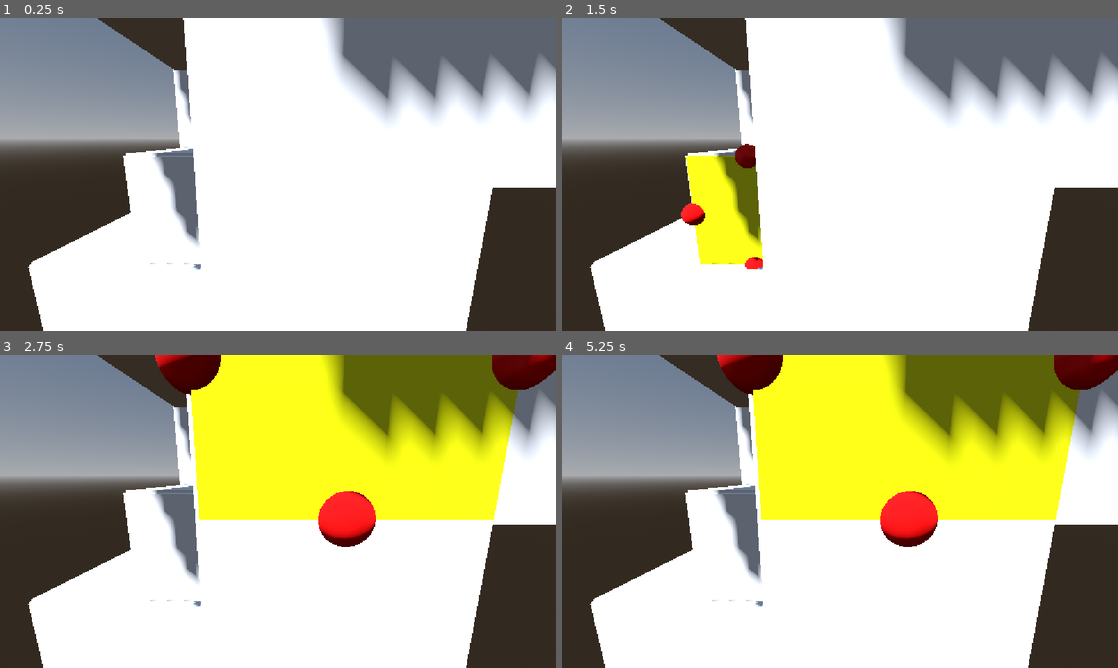
Above: before the commit, frames 1-4 (two rows, left to right).
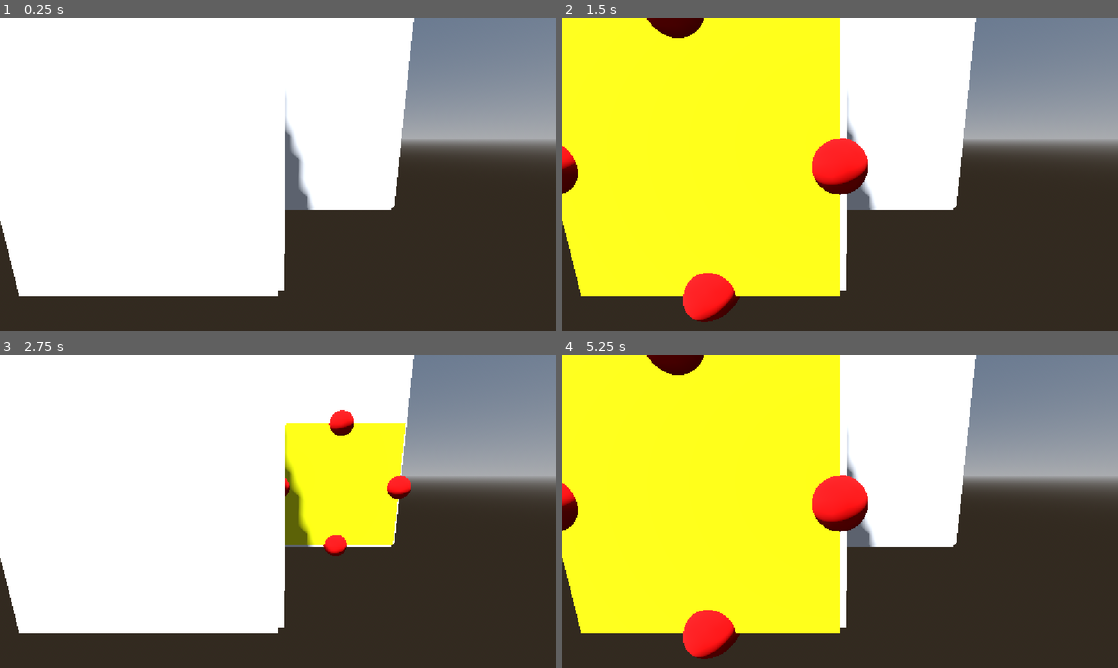
Above: after the commit, the same moments.

Repository: Turnute/PolyFold
Game: Godot game, scene res://scenes/GameScene.tscn
Same seed, same stepped clock (60 frames per second), same inputs: the game is played once before the commit and once after it.
Inputs (mouse positions are in pixels of both pictures, inside the frame that each line leads up to):
- Up to frame 1 (0.25 s): no input
- Up to frame 2 (1.5 s): tap Enter at 0.5 s; move the mouse to (962, 158) at 0.52 s; hold Shift 0.53-1.25 s; click (962, 158) at 0.67 s; tap Space at 1.25 s; drag from (728, 190) to (812, 237) at 1.27 s
- Up to frame 3 (2.75 s): tap Enter at 2 s; move the mouse to (333, 442) at 2.02 s; tap Ctrl at 2.1 s; click (333, 442) at 2.17 s
- Up to frame 4 (5.25 s): tap Space at 2.75, 4.25 s; drag from (812, 574) to (673, 464) at 2.77 s; tap Enter at 3.5 s; move the mouse to (1006, 558) at 3.52 s; tap Alt at 3.6 s; click (1006, 558) at 3.67 s; drag from (673, 464) to (756, 433) at 4.27 s; move the mouse to (867, 511) at 5.02 s; hold Shift from 5.03 s (still down); click (867, 511) at 5.17 s

The runs differ from the first frame. In frame 1, 61% of the frame differs, in the area x 0-100%, y 0-100%; in frame 2, 80%; in frame 3, 74%; in frame 4, 84%.

Commit message:
Added a log class

Diff:
--- a/polyfold/scripts/SpawnPolycube.gd
+++ b/polyfold/scripts/SpawnPolycube.gd
@@ -6,8 +6,8 @@
 
 var polycube : Polycube
 static var data : PolycubeData = null
-static var nb_cubes : int = 30
-static var max_adj : int = 6
+static var nb_cubes : int = 4
+static var max_adj : int = 2
 
 @onready var camera : Camera3D = $Camera3D
 
@@ -26,5 +26,6 @@
 
 func _ready() -> void:
 	# TEMP: Init polycube
+	Log._set_log_level(Log.Event.DEBUG)
 	init_polycube()
 	print(polycube._adj)
--- /dev/null
+++ b/polyfold/scripts/utils/Log.gd
@@ -0,0 +1,183 @@
+## Static class to manage logging
+class_name Log extends Logger
+
+## Enum for Log events
+enum Event {
+	TRACE,
+	DEBUG,
+	INFO,
+	WARN,
+	ERROR,
+	CRITICAL,
+	FORCE_FLUSH
+}
+
+## Colours for log events when printed
+const EVENT_COLORS: Dictionary[Event, String] = {
+	Event.TRACE: "dark_orchid",
+	Event.DEBUG: "aqua",
+	Event.INFO: "lime_green",
+	Event.WARN: "gold",
+	Event.ERROR: "tomato",
+	Event.CRITICAL: "crimson"
+}
+
+# Log storage details
+const _LOG_DIR := "user://logs"
+const _LOG_EXTENSION := "log"
+
+# Limiting log file number and buffer size
+const _MAX_LOG_FILES: int = 5
+const _MAX_BUFFER_SIZE: int = 10
+
+## Events with backtrace are bigger -> we need to flush the buffer
+const _FLUSH_EVENTS: PackedByteArray = [
+	Event.ERROR, Event.CRITICAL, Event.FORCE_FLUSH
+]
+
+## [member Log._log_level] set the level of logs which are displayed
+static var _log_level: Event
+## [member Log._buffer_size] used to monitor the size of the [member Log._log_file] buffer
+static var _buffer_size: int
+## [member Log._log_file] used to write to the current log file
+static var _log_file: FileAccess
+## [member Log._is_valid] required to ensure that the buffer can be written to
+static var _is_valid: bool
+
+## Mutex required for handling file insertion
+static var _mutex := Mutex.new()
+
+## Init and register a new Log instance
+static func _static_init() -> void:
+	_log_file = _create_log_file()
+	_is_valid = _log_file and _log_file.is_open()
+
+	if _is_valid:
+		OS.add_logger(Log.new())
+		_remove_old_log_files()
+
+## Sets the log level for events [br]
+## [param min_event] the minimum level to respond to. For example if [code]min_event = Event.INFO[/code],
+## only INFO, WARN, ERROR and CRITICAL logs will be displayed
+static func _set_log_level(min_event: Event) -> void:
+	_log_level = min_event
+
+## Creating a file of path [code]user://logs/date_time.log[/code] and opens it with write access
+static func _create_log_file() -> FileAccess:
+	var file_name := "%s.%s" % [Time.get_datetime_string_from_system(), _LOG_EXTENSION]
+	var file_path := _LOG_DIR.path_join(file_name)
+	var file := FileAccess.open(file_path, FileAccess.WRITE)
+	return file
+
+## Removing the oldest log file
+static func _remove_old_log_files() -> void:
+	pass
+
+## Storing strings of log events for writing into the log file
+static var _event_strings: PackedStringArray = Event.keys()
+
+## Getting backtrace for an event (only to be used for errors to avoid clogging the log file)
+static func _get_gdscript_backtrace(script_backtraces: Array[ScriptBacktrace]) -> String:
+	var gdscript := script_backtraces.find_custom(func(backtrace: ScriptBacktrace) -> bool:
+		return backtrace.get_language_name() == "GDScript")
+	return "Backtrace N/A" if gdscript == -1 else str(script_backtraces[gdscript])
+
+# Implementing the virtual functions
+func _log_message(message: String, error: bool) -> void:
+	if not _is_valid or message.begins_with("[lang=tlh]"):
+		return
+	var event := Event.ERROR if error else Event.INFO
+	message = _format_log_message(message.trim_suffix('\n'), event)
+
+func _log_error(
+		function: String,
+		file: String,
+		line: int,
+		code: String,
+		rationale: String,
+		editor_notify: bool,
+		error_type: int,
+		script_backtraces: Array[ScriptBacktrace]
+) -> void:
+	if not _is_valid:
+		return
+	var event := Event.WARN if error_type == ERROR_TYPE_WARNING else Event.ERROR
+	var message := "[{time}] {event}: {rationale}\n{code}\n{file}:{line} @ {function}()".format({
+		"time": Time.get_time_string_from_system(),
+		"event": _event_strings[event],
+		"rationale": rationale,
+		"code": code,
+		"file": file,
+		"line": line,
+		"function": function,
+ 	})
+
+	# In the case of an error, add the backtrace to the message to find it
+	if event == Event.ERROR:
+		message += '\n' + _get_gdscript_backtrace(script_backtraces)
+
+## Function to format log messages (for printing clarity)
+static func _format_log_message(message: String, event: Event) -> String:
+	return "[{time}] {event}: {message}".format({
+		"time": Time.get_time_string_from_system(),
+		"event": _event_strings[event],
+		"message": message,
+	})
+
+## General function which formats and prints log messages
+static func _log(message: String, event: Event, add_backtrace: bool = false) -> void:
+	if not _is_valid or event < _log_level:
+		return
+	message = _format_log_message(message, event)
+
+	if add_backtrace:
+		var script_backtraces := Engine.capture_script_backtraces()
+		message += '\n' + _get_gdscript_backtrace(script_backtraces)
+
+	_print_event(message, event)
+
+## Trace log : Extremely fine-grained, step-by-step execution detail
+static func trace(message: String) -> void:
+	_log(message, Event.TRACE)
+
+## Debug log : Diagnostic detail useful while developing or troubleshooting
+static func debug(message: String) -> void:
+	_log(message, Event.DEBUG)
+
+## Info log : Confirmation that things are working as expected
+static func info(message: String) -> void:
+	_log(message, Event.INFO)
+
+## Warn log : Something unexpected happened, but the system recovered or is still working
+static func warn(message: String) -> void:
+	_log(message, Event.WARN)
+
+## Error log : Something didn't work the way it was supposed to, needs attention
+static func error(message: String) -> void:
+	_log(message, Event.ERROR, true)
+
+## Critical log : The application, or a critical part of it, cannot continue running
+static func critical(message: String) -> void:
+	_log(message, Event.CRITICAL, true)
+
+## Writes the log message to the file, clears the buffer whenever necessary
+static func _add_message_to_file(message: String, event: Event) -> void:
+	_mutex.lock()
+	if _is_valid:
+		if not message.is_empty():
+			_is_valid = _log_file.store_line(message)
+			_buffer_size += 1
+		if _buffer_size >= _MAX_BUFFER_SIZE or event in _FLUSH_EVENTS:
+			_log_file.flush()
+			_buffer_size = 0
+	_mutex.unlock()
+
+## Forces the log buffer to be flushed manually
+static func _force_flush() -> void:
+	_add_message_to_file("", Event.FORCE_FLUSH)
+
+## Print a log event to output while preventing it being printed by [method Log._log_messages]
+static func _print_event(message: String, event: Event) -> void:
+	var message_lines := message.split("\n")
+	message_lines[0] = "[b][color=%s]%s[/color][/b]" % [EVENT_COLORS[event], message_lines[0]]
+	print_rich.call_deferred("[lang=tlh]%s[/lang]" % "\n".join(message_lines))
Not shown, added: polyfold/scripts/utils/Log.gd.uid
